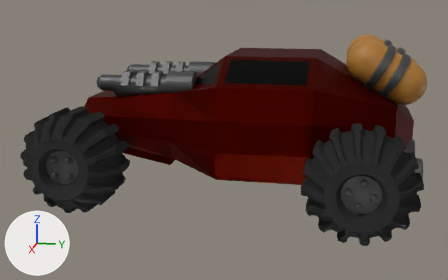
One commit to the Blender file data/buggy.blend: the scene before it, then after it.
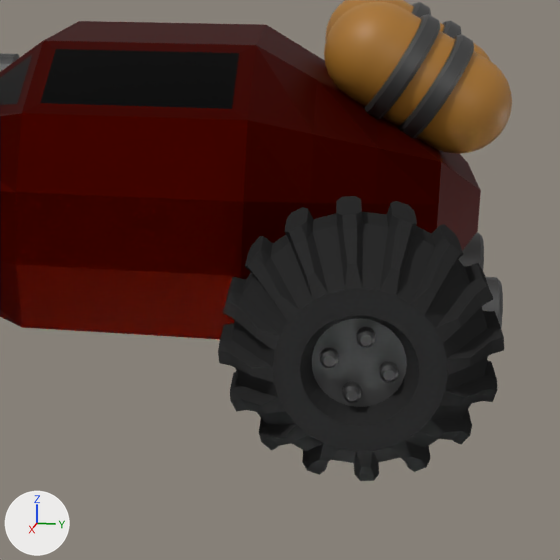
Old and new are each drawn from a 50 mm lens placed at (14.48, 1.67, 4.74), pointed at (3.31, -0.57, 1.95) and again close up on the part from 46% to 100% of the width and 14% to 100% of the height. Every picture has the same lights, and +X, +Y and +Z are marked at lower left. Both versions are drawn at frame 20 of the action 'WheelAction'; the numbers are the values there.
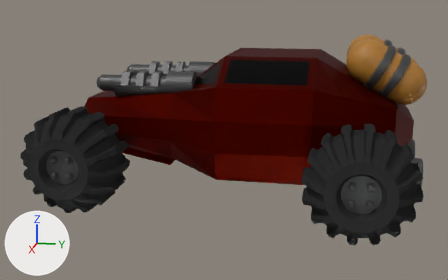
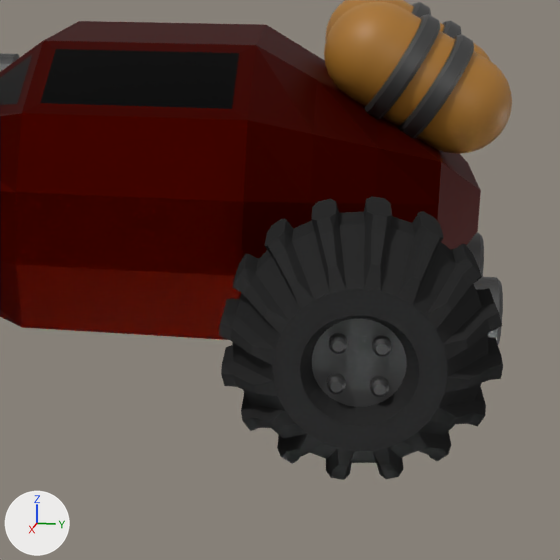
Changed parts and their boxes (x1, y1, x2, y2) in the close-ups (560 x 560 px):
'Wheel', turned
    before: (218, 196, 504, 481)
    after: (218, 196, 503, 480)

The change, as a diff of the scene's bpy script:
```diff
--- a/data/buggy.blend.py
+++ b/data/buggy.blend.py
@@ ob_wheel @@
 ob_wheel.location = (3.0, 2.0, 1.14)
-ob_wheel.rotation_euler = (0.605, 0.0, 0.0)  # degrees (35, 0, 0)
 ob_wheel.instance_type = 'COLLECTION'
```
